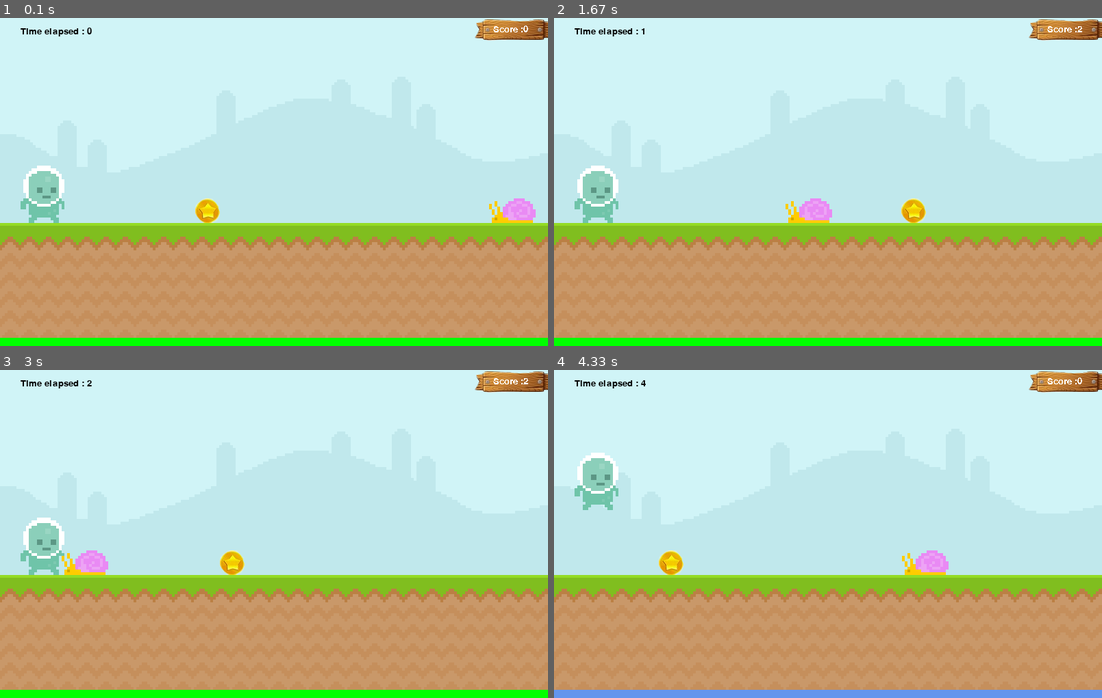
Above: before the commit, frames 1-4 (two rows, left to right).
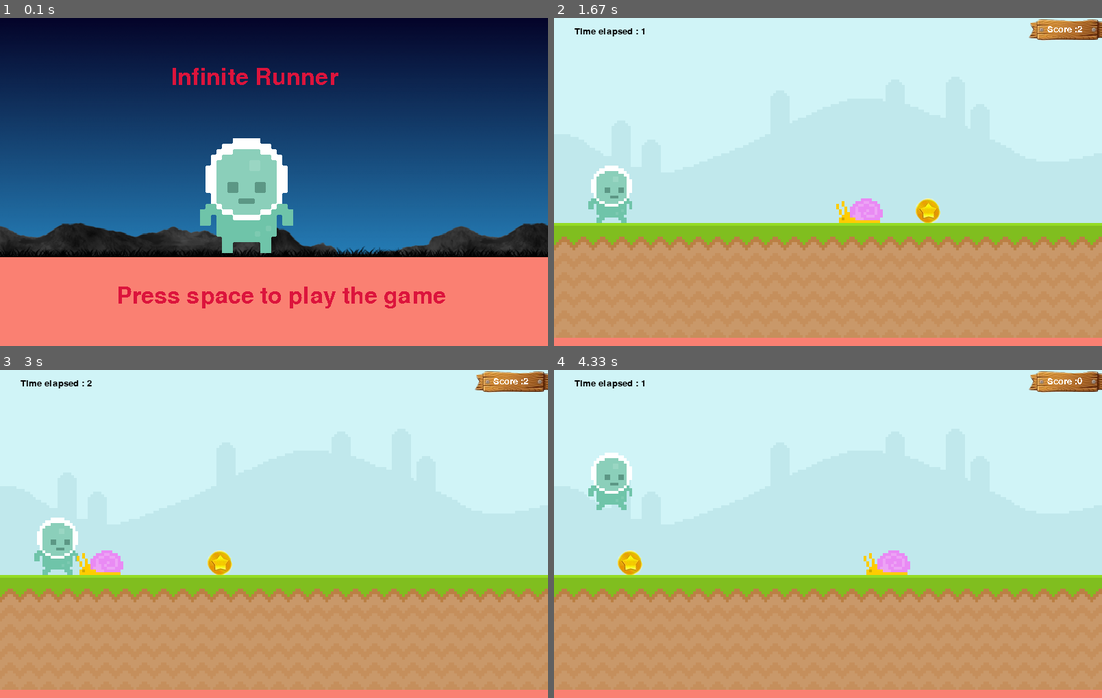
Above: after the commit, the same moments.

Repository: Biancaa-R/Pygame-Infinite-Runner
Game: pygame game, started from Pygame infinite runner/main.py
Same seed, same stepped clock (60 frames per second), same inputs: the game is played once before the commit and once after it.
Inputs:
- Up to frame 1 (0.1 s): no input
- Up to frame 2 (1.67 s): tap Space at 0.33 s; hold Down 1.17-1.63 s
- Up to frame 3 (3 s): no input
- Up to frame 4 (4.33 s): tap Space at 3.17, 4.07 s; hold Up from 4 s (still down)

The runs differ from the first frame. In frame 1, 100% of the frame differs, in the area x 0-100%, y 0-100%; in frame 2, 5.0%; in frame 3, 4.5%; in frame 4, 5.1%.

Commit message:
Add files via upload

Diff:
--- a/Pygame infinite runner/main.py
+++ b/Pygame infinite runner/main.py
@@ -3,11 +3,13 @@
 from sys import exit
 
 def display_time():
-    current_time=pygame.time.get_ticks()//1000-starting_time//1000
+
+    current_time=pygame.time.get_ticks()//1000 -starting_time
     time_font=pygame.font.Font(None,20)
     time_surface=time_font.render("Time elapsed : "+ str(current_time),True,"Black")
     time_rect=time_surface.get_rect(midleft=(30,20))
     screen.blit(time_surface,time_rect)
+    return current_time
 
 pygame.init()
 screen=pygame.display.set_mode((800,480))#pygame.RESIZABLE)#creating a display surface
@@ -21,9 +23,10 @@
 
 #constants
 starting_time=0
+time=0
 score=0
 gravity=0
-game_running=True
+game_running=False
 
 
 #objects
@@ -42,7 +45,7 @@
 
 #characters
 player_surface=pygame.image.load("graphics/player_walk_1.png")
-player_rect=player_surface.get_rect(bottomleft=(30,300))
+player_rect=player_surface.get_rect(bottomleft=(50,300))
 
 snail_surface=pygame.image.load("graphics/snail1.png")
 snail_rect=snail_surface.get_rect(midbottom=(770,300))
@@ -84,7 +87,6 @@
     if game_running==True:
         #Text
         text=("Score :"+ str(score))
-
         score_text_surface=score_font.render((text),False,"white")
 
         screen.blit(bg_surface,(0,0))
@@ -109,6 +111,7 @@
         #collision:
         if player_rect.colliderect(snail_rect):
             game_running=False
+            #starting_time=pygame.time.get_ticks()//1000
 
         if coin_rect.colliderect(player_rect):
             score+=1
@@ -125,8 +128,9 @@
         if coin_rect.left<=0:
             coin_rect.right=800
 
+    #screen after game over
 
-    if game_running==False:
+    if game_running==False and starting_time>0:
         pygame.time.wait(360)
         screen.fill("cornflowerblue")
         screen.blit(player_stand,playerstand_rect)
@@ -137,6 +141,25 @@
 
         final_score_surface=game_font.render("Infinite runner score :"+ str(score),False,"Powderblue")
         screen.blit(final_score_surface,(200,70))
+
+        #screen before game begins:
+    if game_running==False and starting_time in range(0,12) and score==0:
+        #To account for the delay in game loading (rarely)
+
+        screen.fill("salmon")
+        bsurface=pygame.image.load("graphics/Sky9.png")
+        bsurface=pygame.transform.scale(bsurface,(800,350))
+        screen.blit(bsurface,(0,0))
+        screen.blit(player_stand,playerstand_rect)
+
+        game_font=pygame.font.Font(None,50)
+        game_font_surface=game_font.render("Press space to play the game",False,"Crimson")
+        screen.blit(game_font_surface,(170,390))
+
+        game_name=game_font.render("Infinite Runner",False,"Crimson")
+        screen.blit(game_name,(250,70))
+
+
 
 
     pygame.display.update()#for updating the initial display surface
